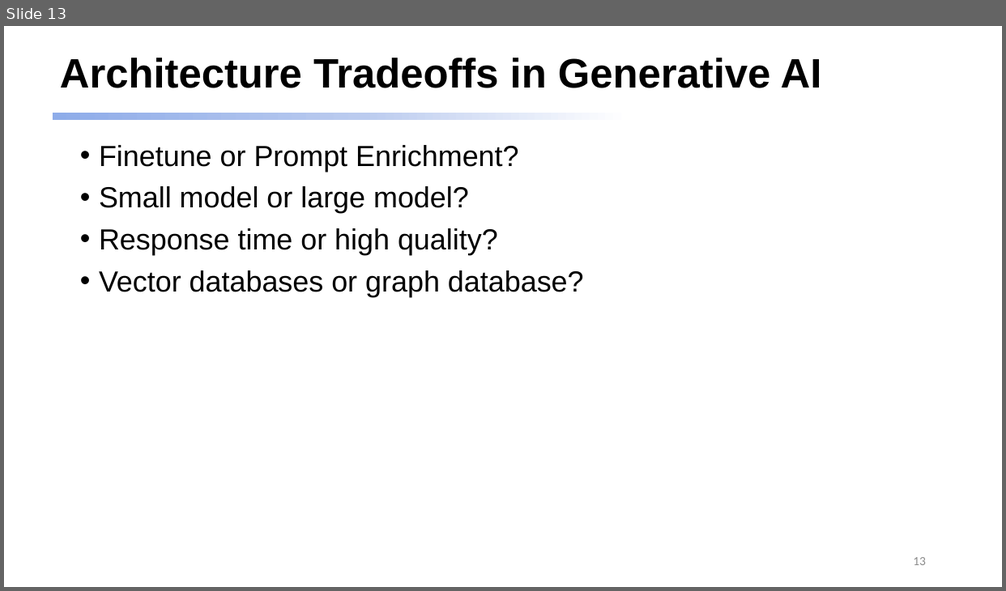
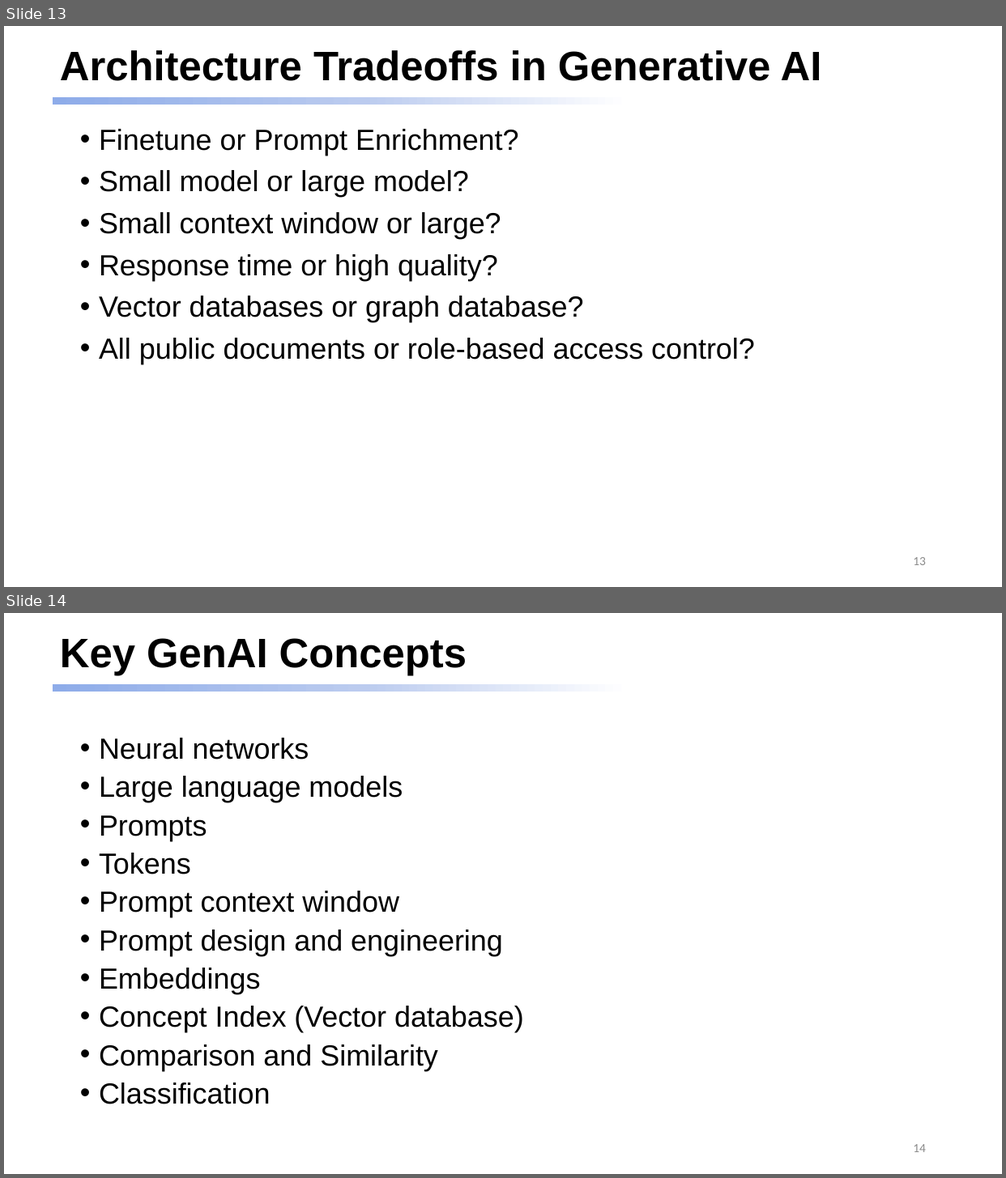
Before and after one commit to dmccreary/genai-arch-patterns, a slide deck: slides/One-Hour-Talk.pptx. Shown one above the other, each under a label of ours: slide 13 before the commit, slides 13 and 14 after it. The pictures are 1006x591 and 1006x1178 pixels, drawn with LibreOffice and Linux fonts; fonts in the diff are those of the drawing. Boxes give left, top, right and bottom in pixels: in the first picture for what was removed or moved away, otherwise in the second. Text is boxed around its words. In the diff, an @@ line names an element or a change of style, - is before the commit and + after.

```diff
--- a/slides/One-Hour-Talk.pptx
+++ b/slides/One-Hour-Talk.pptx
@@ slide 14 added at box(4, 613, 1002, 1174), background #FFFFFF; not listed: 1 template element that a slide beside it also shows @@
@@ title added at box(60, 638, 467, 675), 39.6 pt, text #000000, bold @@
+Key GenAI Concepts
@@ text added at box(99, 738, 524, 1105), 28 pt, text #000000 @@
+• Neural networks
+• Large language models
+• Prompts
+• Tokens
+• Prompt context window
+• Prompt design and engineering
+• Embeddings
+• Concept Index (Vector database)
+• Comparison and Similarity
+• Classification
@@ page number added at box(913, 1144, 926, 1152), 12 pt, text #8C8C8C @@
+14
@@ slide 13 changed as well @@
@@ title "Architecture Tradeoffs in Generative AI": place and size @@
-title "Architecture Tradeoffs in Generative AI" at box(60, 58, 822, 88)
+title "Architecture Tradeoffs in Generative AI" at box(60, 50, 822, 81)
@@ rectangle: place and size @@
-rectangle at box(52, 113, 913, 120)
+rectangle at box(52, 97, 913, 105)
@@ text "Finetune or Prompt Enrichment?": place and size @@
-text "Finetune or Prompt Enrichment?" at box(99, 145, 584, 297)
+text "Finetune or Prompt Enrichment?" at box(99, 129, 755, 365)
@@ text at box(99, 212, 501, 239): paragraph added @@
+• Small context window or large?
@@ text at box(99, 338, 755, 365): paragraph added @@
+• All public documents or role-based access control?
```
Also in this commit, not shown: 12 other slides changed, 15 other slides added.
